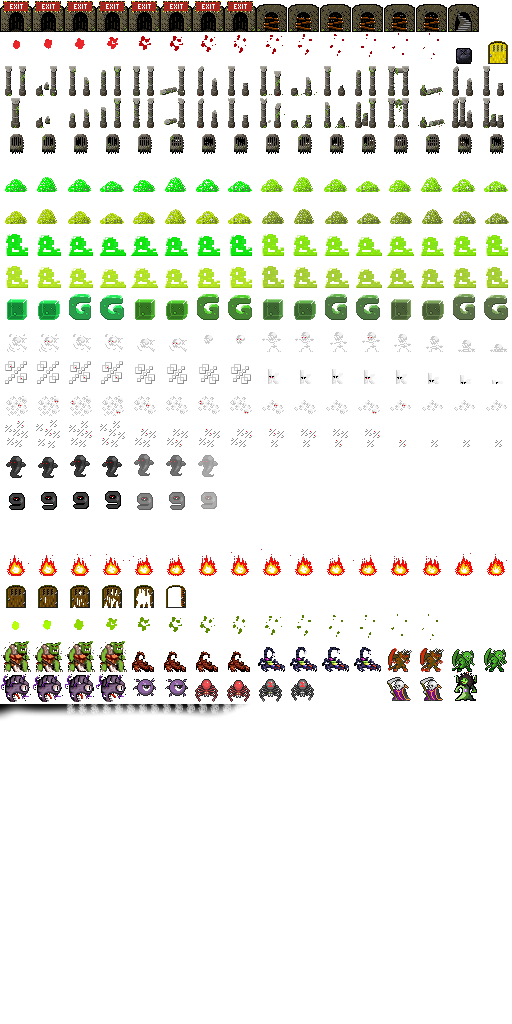
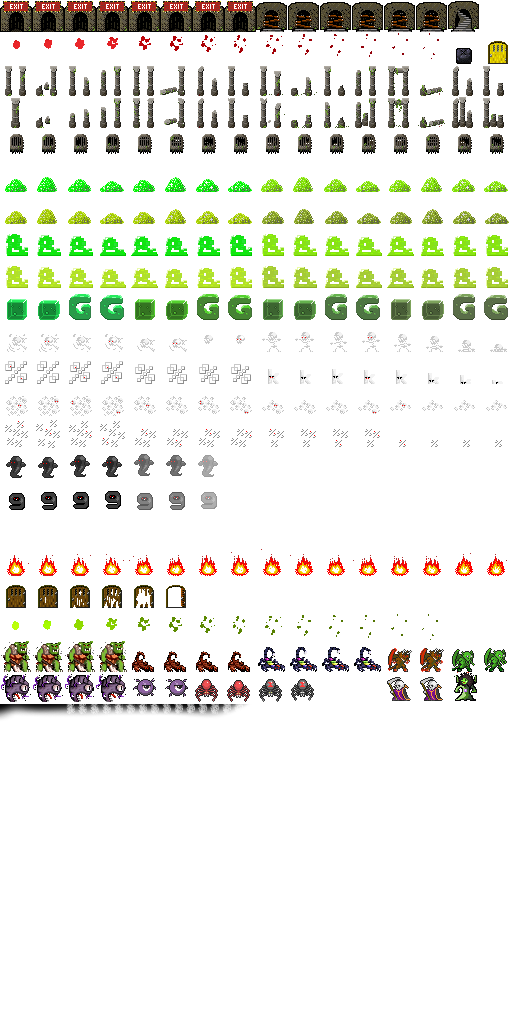
Layers edited between the first and the second 512 × 1024 image:
painted on "r" over [256, 1, 479, 32]
